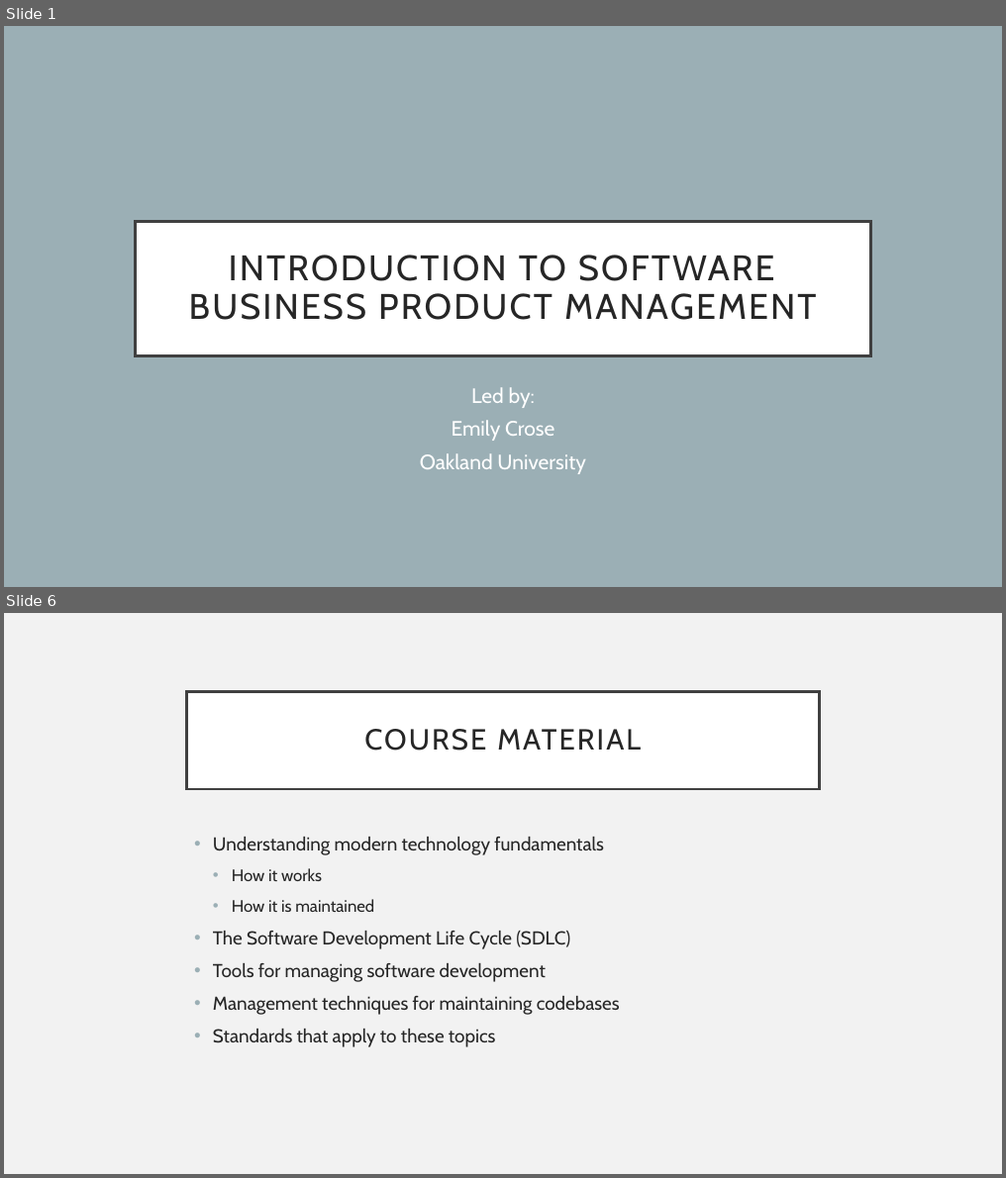
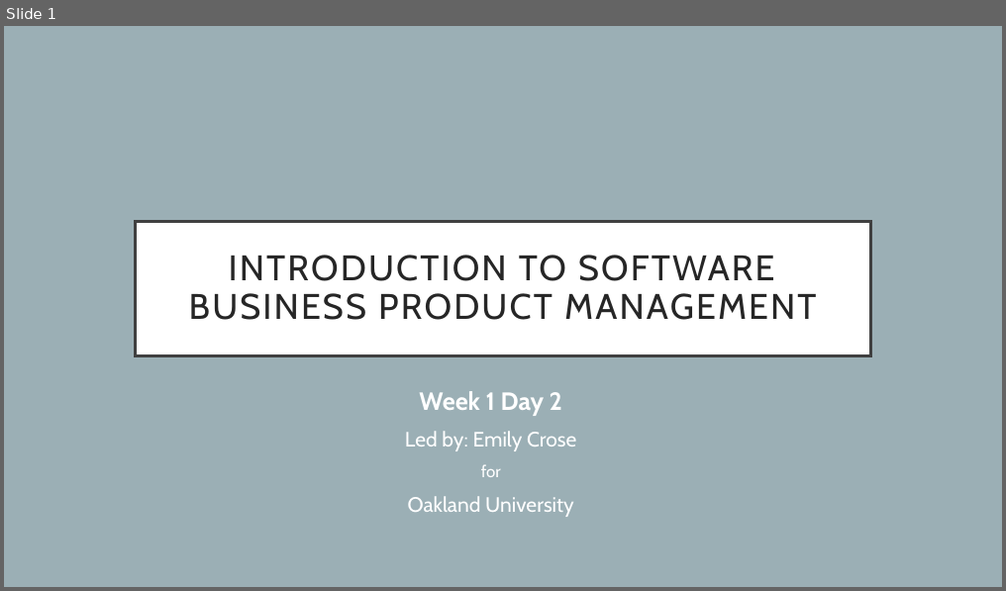
Before and after one commit to hexa-decim8/ISBPM, a slide deck: Class_Materials/Week_1/Day_2/ISBPM w1d2.pptx. Shown one above the other, each under a label of ours: slides 1 and 6 before the commit, slide 1 after it; the slides between them are not shown. The pictures are 1006x1178 and 1006x591 pixels, drawn with LibreOffice and Linux fonts; fonts in the diff are those of the drawing. Boxes give left, top, right and bottom in pixels: in the first picture for what was removed or moved away, otherwise in the second. Text is boxed around its words. In the diff, an @@ line names an element or a change of style, - is before the commit and + after.

```diff
--- a/Class_Materials/Week_1/Day_2/ISBPM w1d2.pptx
+++ b/Class_Materials/Week_1/Day_2/ISBPM w1d2.pptx
@@ slide 6 removed at (4,613,1002,1174), background #F2F2F2 @@
@@ title removed at (187,691,819,789) @@
-COURSE MATERIAL
@@ text removed at (213,837,620,1048) @@
-• Understanding modern technology fundamentals
-  • How it works
-  • How it is maintained
-• The Software Development Life Cycle (SDLC)
-• Tools for managing software development
-• Management techniques for maintaining codebases
-• Standards that apply to these topics
@@ slide 1 changed as well @@
@@ subtitle "Week 1 Day 2": place and size @@
-subtitle "Week 1 Day 2" at (420,387,586,474)
+subtitle "Week 1 Day 2" at (405,391,576,517)
@@ subtitle at (405,391,576,477): text changed @@
-Led by:
-Emily Crose
+Week 1 Day 2
+Led by: Emily Crose
+for
@@ subtitle at (408,496,574,517): line spacing 0.9 to 1 @@
```
Also in this commit, not shown: 6 slides added, 5 other slides removed.
